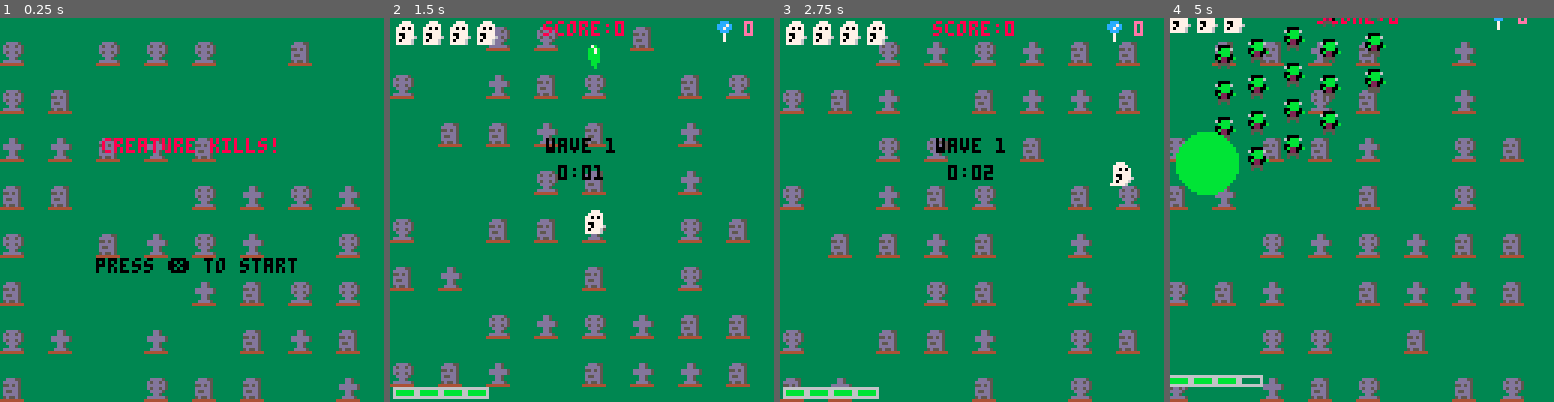
Above: before the commit, frames 1-4 (left to right).
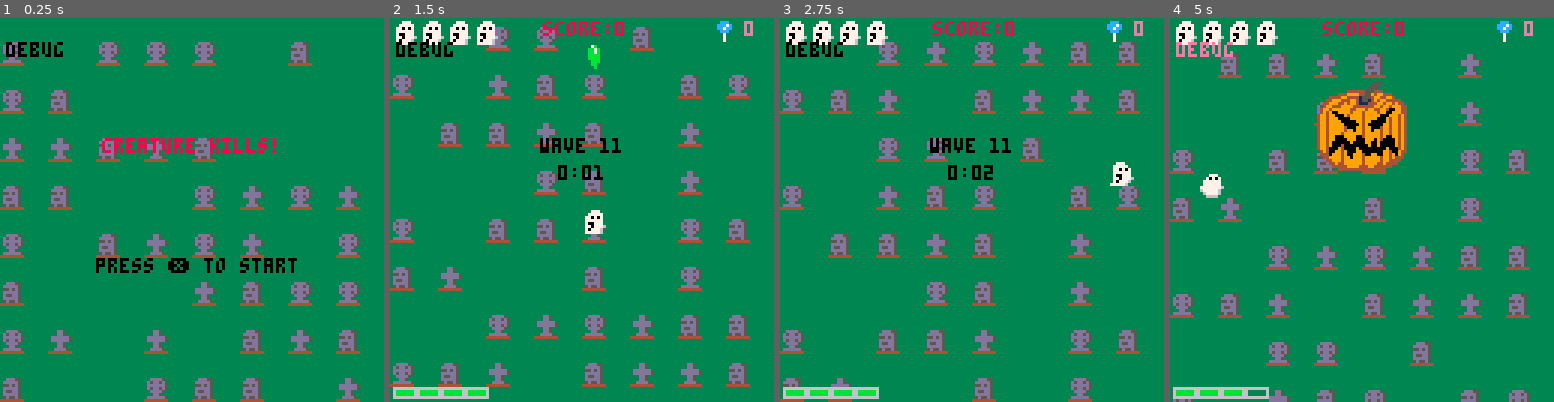
Above: after the commit, the same moments.

Repository: st0k3r/specter_deflector
Game: PICO-8 cartridge specter_deflector.p8
Same seed, same stepped clock (60 frames per second), same inputs: the game is played once before the commit and once after it.
Inputs:
- Up to frame 1 (0.25 s): no input
- Up to frame 2 (1.5 s): tap X (X key) at 0.33, 1.07 s; tap O (Z key) at 0.7 s
- Up to frame 3 (2.75 s): hold Right 1.6-2.1 s; tap O (Z key) at 1.7, 2.1, 2.5 s; tap X (X key) at 1.85 s; hold Up 2.15-2.42 s; hold Right from 2.47 s (still down)
- Up to frame 4 (5 s): tap O (Z key) every 0.4 s from 2.9 to 4.9 s; tap X (X key) at 2.97, 4.08 s; release Right at 3.03 s; hold Left 3.08-3.58 s; hold Down 3.63-3.97 s; hold Right 4.02-4.68 s; hold Up from 4.73 s (still down)

The runs differ from the first frame. In frame 1, 0.3% of the frame differs, in the area x 1-17%, y 6-11%; in frame 2, 0.6%; in frame 3, 0.6%; in frame 4, 27%, in the area x 0-95%, y 0-100%.

Commit message:
Start on boss phase implementation

Diff:
--- a/main.lua
+++ b/main.lua
@@ -35,6 +35,8 @@
 
 	--floater messages
 	floats={}
+
+	debug="debug"
 end
 
 --gameplay
@@ -76,6 +78,8 @@
 	elseif mode == "win" then
 		draw_win()
 	end
+
+	print(debug, 2,8)
 end
 
 --update functions
@@ -964,7 +968,7 @@
 	music(-1)
 	music(6)
 	--sets wave number
-	wave=0
+	wave=10
 	--sets game timer
 	timer_frames=0
 	timer_seconds=0
@@ -1510,6 +1514,7 @@
 			if creature.boss==true then
 				--boss mission 1
 				creature.mission="boss_1"
+				creature.phbegin=t
 			else
 				--other creatures hover
 				creature.mission="hover"
@@ -1519,18 +1524,16 @@
 	elseif creature.mission=="hover" then
 	--staying put
 	elseif creature.mission=="boss_1" then
-		if t%15==0 then
-			fire(creature,0,2)
-		end
-	--boss missions:
+	--boss missions
+		boss_1(creature)
 	elseif creature.mission=="boss_2" then
-
+		boss_2(creature)
 	elseif creature.mission=="boss_3" then
-
+		boss_3(creature)
 	elseif creature.mission=="boss_4" then
-
+		boss_4(creature)
 	elseif creature.mission=="boss_5" then
-
+		boss_5(creature)
 	elseif creature.mission=="attack" then
 	--attacking ghost by flying down
 		if creature.type==1 then
@@ -1606,8 +1609,8 @@
 				end
 			end
 		end
-		move(creature)
-	end
+	end
+	move(creature)
 end
 
 --picks creature from list and sets it to attack
@@ -1958,3 +1961,48 @@
 	muzzle=5
 	invul=30
 end
+
+function boss_1(creature)
+	--movement
+	local spd=2
+
+	if creature.sx==0 or creature.x>=93 then
+		creature.sx=-spd
+	end
+	if creature.x<=3 then
+		creature.sx=spd
+	end
+
+	if creature.phbegin+8*30<t then
+		creature.mission="boss_2"
+		creature.phbegin=t
+	end
+end
+
+function boss_2(creature)
+	debug="boss_2"
+	if creature.phbegin+8*30<t then
+		creature.mission="boss_3"
+		creature.phbegin=t
+	end
+end
+
+function boss_3(creature)
+	debug="boss_3"
+	if creature.phbegin+8*30<t then
+		creature.mission="boss_4"
+		creature.phbegin=t
+	end
+end
+
+function boss_4(creature)
+	debug="boss_4"
+	if creature.phbegin+8*30<t then
+		creature.mission="boss_1"
+		creature.phbegin=t
+	end
+end
+
+function boss_5(creature)
+
+end
Not shown, changed: 32 lines of the sprite sheet (__gfx__) section of specter_deflector.p8
Not shown, added: sprites.png
